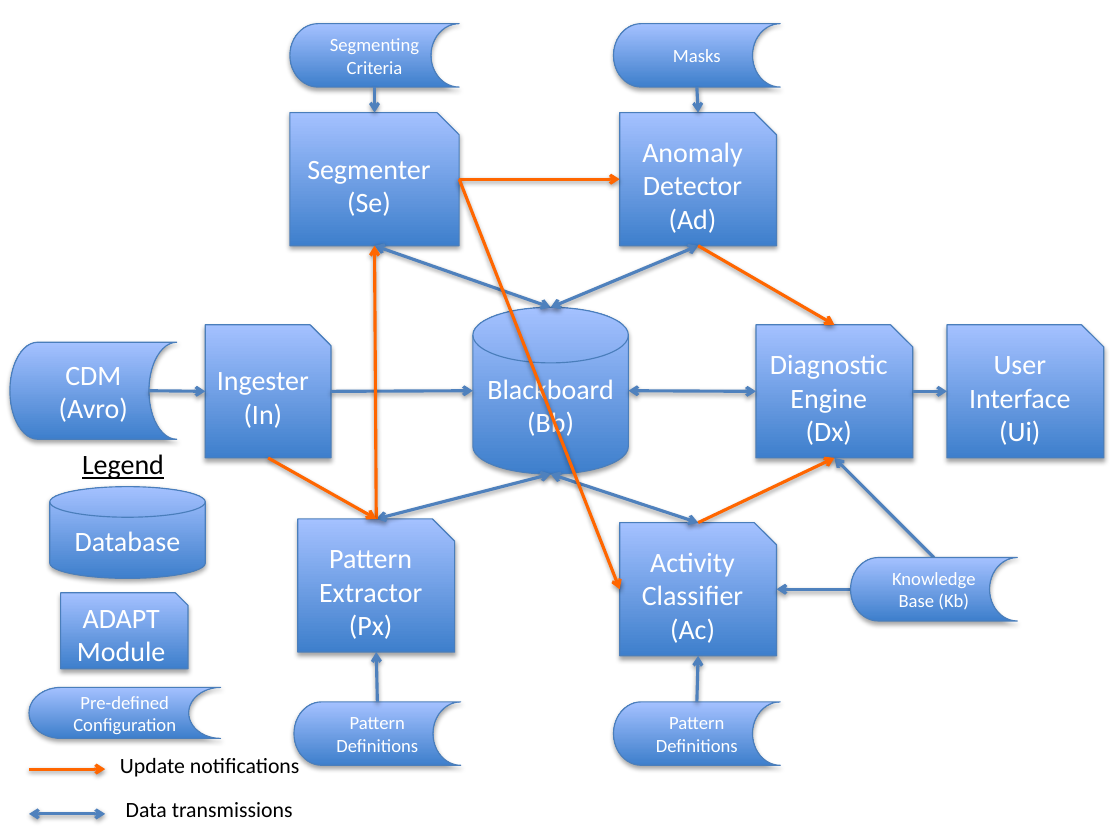
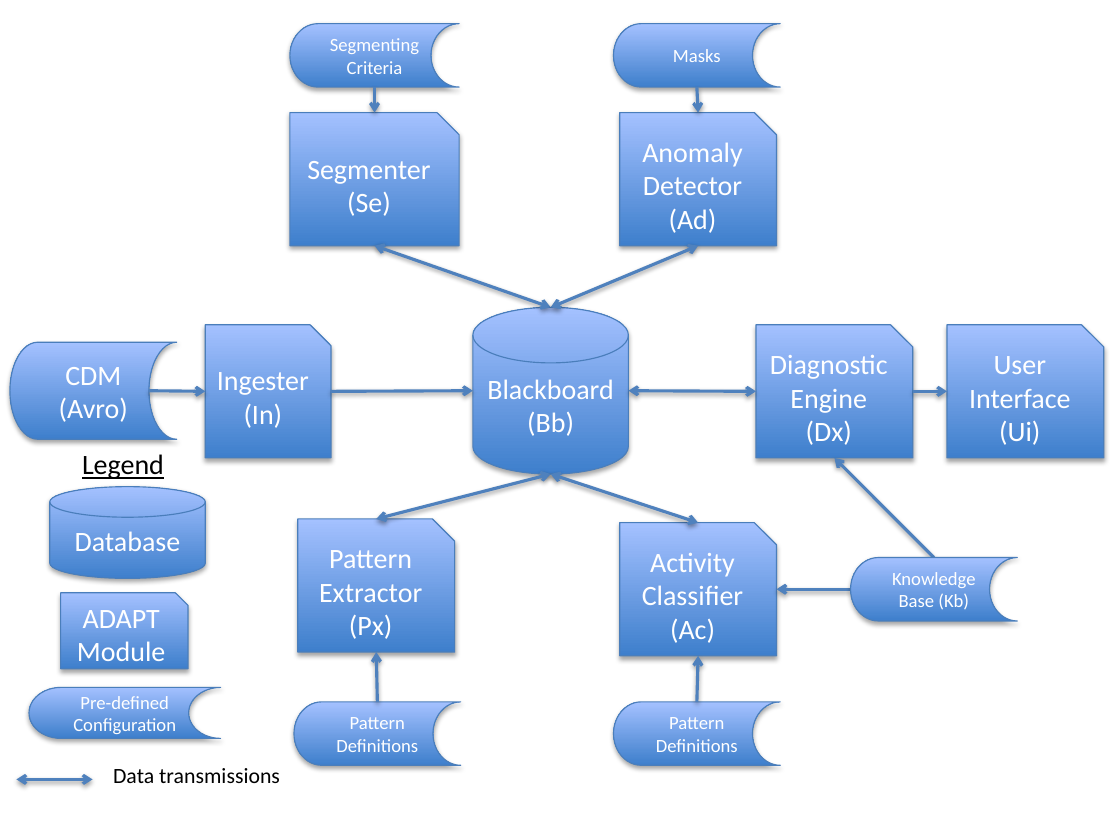
Before and after one commit to GaloisInc/adapt, a slide deck: slide 1 of Ingest/systemdiagram.pptx. Drawn at 1120x840 pixels with LibreOffice and Linux fonts; fonts in the diff are those of the drawing. Boxes give left, top, right and bottom in pixels: in the first picture for what was removed or moved away, otherwise in the second. Text is boxed around its words. In the diff, an @@ line names an element or a change of style, - is before the commit and + after.

```diff
--- a/Ingest/systemdiagram.pptx
+++ b/Ingest/systemdiagram.pptx
@@ arrow removed from (459, 179) to (619, 179) @@
@@ arrow removed from (459, 179) to (619, 589) @@
@@ arrow removed from (376, 519) to (374, 245) @@
@@ arrow removed from (698, 245) to (834, 325) @@
@@ arrow removed from (268, 458) to (376, 519) @@
@@ arrow removed from (698, 523) to (834, 458) @@
@@ arrow removed from (29, 769) to (105, 769) @@
@@ text "Data transmissions": place and size @@
-text "Data transmissions" at <box>126,802,293,817</box>
+text "Data transmissions" at <box>113,768,280,783</box>
@@ text removed at <box>120,755,300,777</box> @@
-Update notifications
@@ double arrow moved from (105, 814) - (29, 814) to (93, 780) - (17, 780) @@
```
Also in this commit, not shown: 7 other files.
